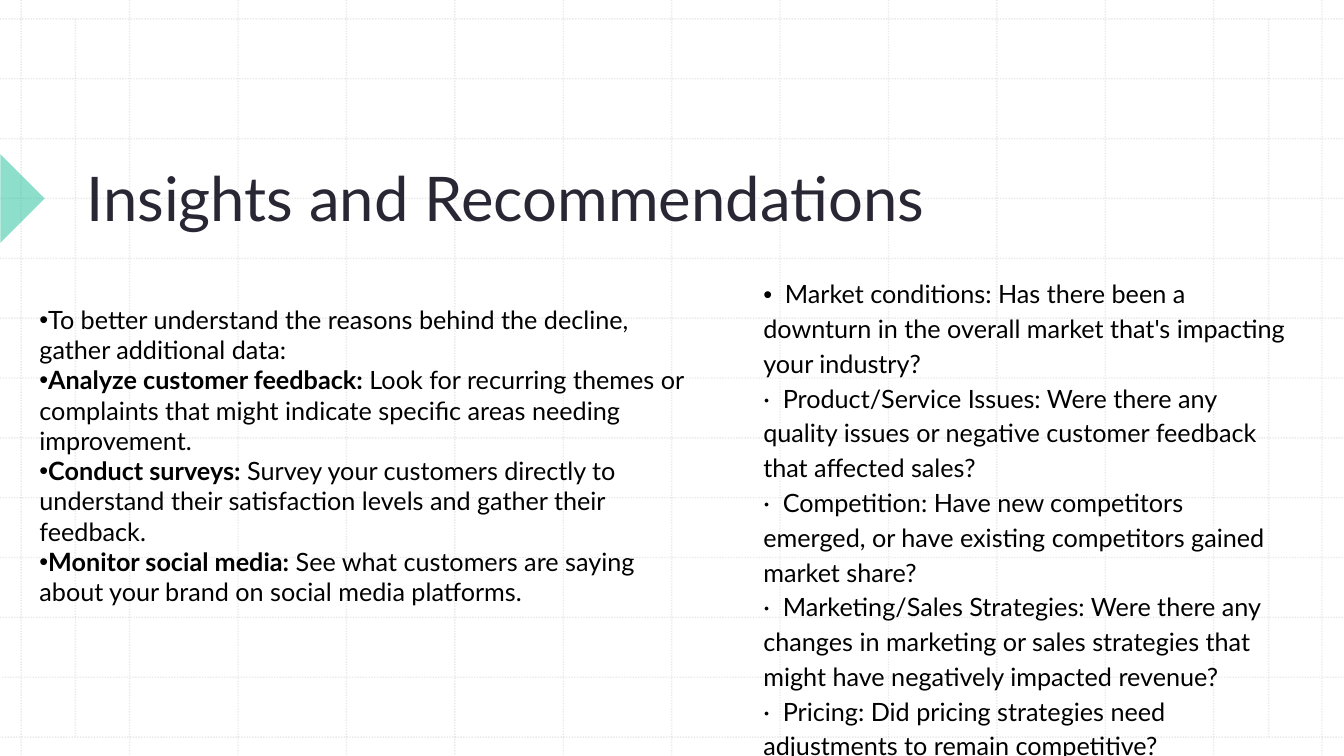
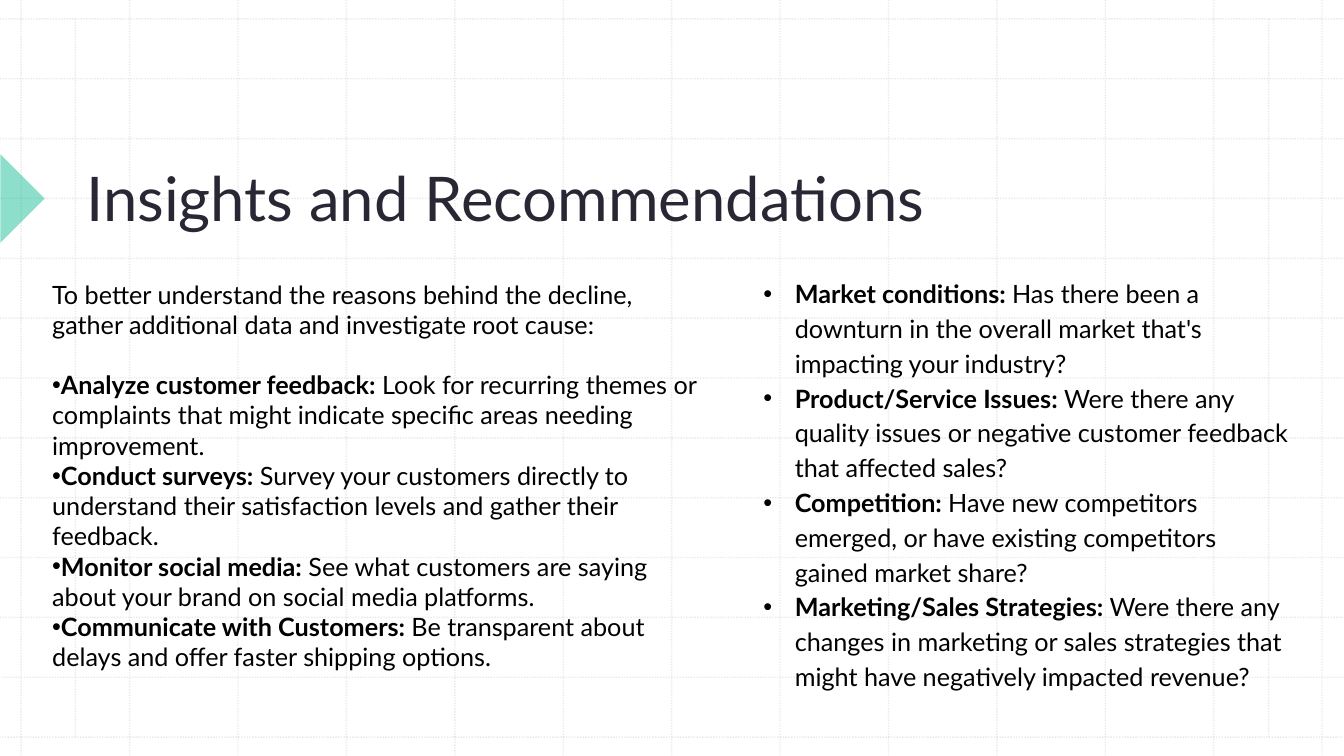
Before and after one commit to thaychansy/sql-business-case, a slide deck: slide 16 of new-wheels-db/SQL_Dastbase_Project_Report.pptx. Drawn at 1344x756 pixels with LibreOffice and Linux fonts; fonts in the diff are those of the drawing. Boxes give left, top, right and bottom in pixels: in the first picture for what was removed or moved away, otherwise in the second. Text is boxed around its words. In the diff, an @@ line names an element or a change of style, - is before the commit and + after.

```diff
--- a/new-wheels-db/SQL_Dastbase_Project_Report.pptx
+++ b/new-wheels-db/SQL_Dastbase_Project_Report.pptx
@@ text "To better understand the reasons ...": place and size @@
-text "To better understand the reasons ..." at (39, 310, 684, 606)
+text "To better understand the reasons ..." at (52, 285, 697, 671)
@@ text at (52, 285, 632, 338): text changed @@
-• To better understand the reasons behind the decline, gather additional data:
+To better understand the reasons behind the decline, gather additional data and investigate root cause:
@@ text at (795, 284, 1288, 690): text changed @@
-• Market conditions: Has there been a downturn in the overall market that's impacting your industry?
-· Product/Service Issues: Were there any quality issues or negative customer feedback that affected sales?
-· Competition: Have new competitors emerged, or have existing competitors gained market share?
-· Marketing/Sales Strategies: Were there any changes in marketing or sales strategies that might have negatively impacted revenue?
-· Pricing: Did pricing strategies need adjustments to remain competitive?
+• Market conditions: Has there been a downturn in the overall market that's impacting your industry?
+• Product/Service Issues: Were there any quality issues or negative customer feedback that affected sales?
+• Competition: Have new competitors emerged, or have existing competitors gained market share?
+• Marketing/Sales Strategies: Were there any changes in marketing or sales strategies that might have negatively impacted revenue?
@@ text at (52, 617, 645, 671): paragraph added @@
+• Communicate with Customers: Be transparent about delays and offer faster shipping options.
```
Also in this commit, not shown: 7 other slides changed, 1 slide added, 1 slide removed, 6 other files.
